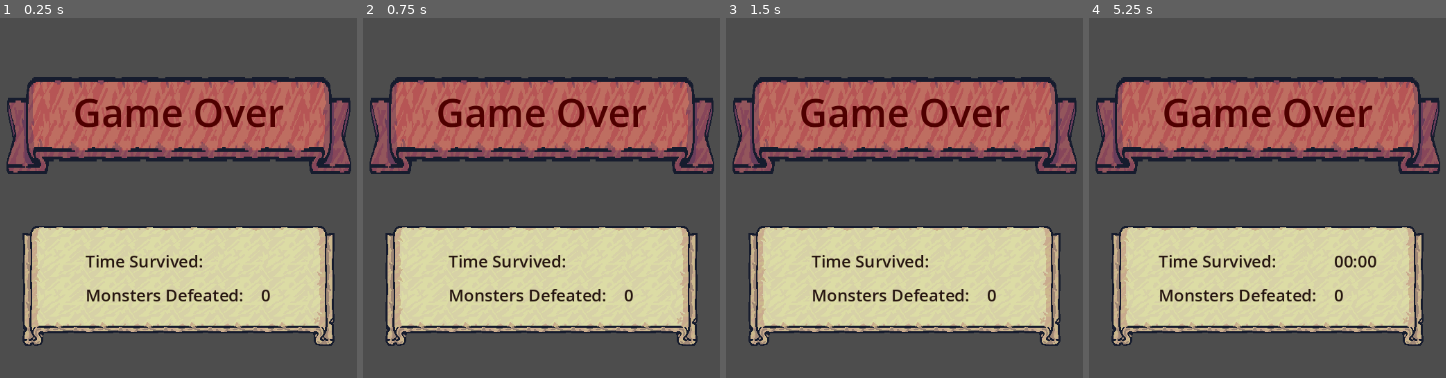
Above: before the commit, frames 1-4 (left to right).
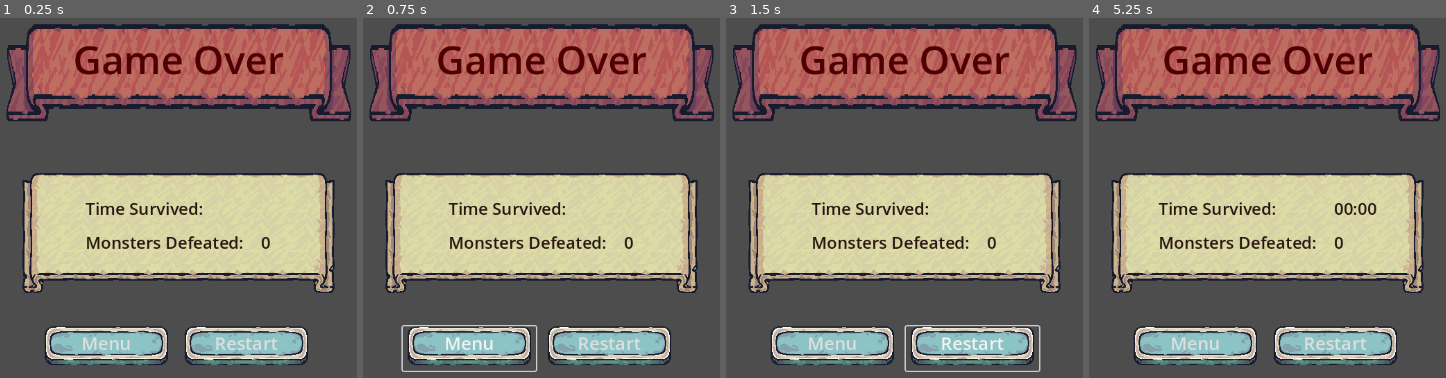
Above: after the commit, the same moments.

Repository: GracilianoOG/godot-dio-tiny-swords
Game: Godot game, scene res://ui/game_over_ui.tscn
Two runs of this game, one before a commit and one after it. Both use one fixed random seed, a clock stepped at 60 frames per second and the inputs below. This scene is started directly instead of the project's main scene.
Inputs (mouse positions are in pixels of both pictures, inside the frame that each line leads up to):
- Up to frame 1 (0.25 s): no input
- Up to frame 2 (0.75 s): click (470, 349) at 0.5 s, where only the run after the commit has a clickable "Menu"
- Up to frame 3 (1.5 s): click (972, 349) at 1.25 s, where only the run after the commit has a clickable "Restart"
- Up to frame 4 (5.25 s): click (1335, 349) at 2 s, where only the run after the commit has a clickable "Restart"; click (1335, 349) at 2.75 s, where only the run after the commit has a clickable "Restart"; tap Enter at 3.5, 5 s; move the mouse to (1442, 176) at 3.52 s; hold D (move_right) 3.53-4.28 s; click (1442, 176) at 3.6 s; tap Space at 4.25 s; move the mouse to (1106, 219) at 4.27 s; hold S (move_down) 4.28-5.03 s; tap F (special) at 4.35 s; move the mouse to (1346, 97) at 5.02 s; hold D (move_right) from 5.03 s (still down); click (1346, 97) at 5.1 s

The runs differ from the first frame. In frame 1, 69% of the frame differs, in the area x 1-99%, y 1-97%; in frame 2, 69%; in frame 3, 69%, in the area x 1-99%, y 1-99%; in frame 4, 69%.

Commit message:
Add buttons on game over screen
- Button to go back to the menu
- Button to restart the current game

Diff:
--- a/ui/game_over_ui.tscn
+++ b/ui/game_over_ui.tscn
@@ -1,8 +1,9 @@
-[gd_scene load_steps=8 format=3 uid="uid://b2iwkjlllnm6j"]
+[gd_scene load_steps=9 format=3 uid="uid://b2iwkjlllnm6j"]
 
 [ext_resource type="Script" path="res://ui/game_over_ui.gd" id="1_arolu"]
 [ext_resource type="Texture2D" uid="uid://bbv1kohu0rdmb" path="res://addons/Tiny Swords/UI/Ribbons/Ribbon_Red_3Slides.png" id="1_f4y3d"]
 [ext_resource type="Texture2D" uid="uid://j3n7hi20ogd7" path="res://addons/Tiny Swords/UI/Banners/Banner_Horizontal.png" id="2_7sjod"]
+[ext_resource type="Theme" uid="uid://boj6554acc23l" path="res://ui/default_btn_theme.tres" id="4_r3kcp"]
 
 [sub_resource type="StyleBoxTexture" id="StyleBoxTexture_wvrv6"]
 texture = ExtResource("1_f4y3d")
@@ -38,9 +39,9 @@
 anchor_right = 0.5
 anchor_bottom = 0.5
 offset_left = -251.5
-offset_top = -174.0
+offset_top = -250.0
 offset_right = 251.5
-offset_bottom = -27.0
+offset_bottom = -103.0
 grow_horizontal = 2
 grow_vertical = 2
 theme_override_styles/panel = SubResource("StyleBoxTexture_wvrv6")
@@ -65,9 +66,9 @@
 anchor_right = 0.5
 anchor_bottom = 0.5
 offset_left = -226.0
-offset_top = 41.0
+offset_top = -35.0
 offset_right = 226.0
-offset_bottom = 220.002
+offset_bottom = 144.002
 grow_horizontal = 2
 grow_vertical = 2
 theme_override_styles/panel = SubResource("StyleBoxTexture_e6171")
@@ -113,3 +114,37 @@
 layout_mode = 2
 text = "999"
 label_settings = SubResource("LabelSettings_nng2c")
+
+[node name="Menu" type="Button" parent="."]
+custom_minimum_size = Vector2(192, 64)
+anchors_preset = 8
+anchor_left = 0.5
+anchor_top = 0.5
+anchor_right = 0.5
+anchor_bottom = 0.5
+offset_left = -200.0
+offset_top = 186.0
+offset_right = -8.0
+offset_bottom = 250.0
+grow_horizontal = 2
+grow_vertical = 2
+size_flags_horizontal = 6
+theme = ExtResource("4_r3kcp")
+text = "Menu"
+
+[node name="Restart" type="Button" parent="."]
+custom_minimum_size = Vector2(192, 64)
+anchors_preset = 8
+anchor_left = 0.5
+anchor_top = 0.5
+anchor_right = 0.5
+anchor_bottom = 0.5
+offset_left = 2.0
+offset_top = 186.0
+offset_right = 194.0
+offset_bottom = 250.0
+grow_horizontal = 2
+grow_vertical = 2
+size_flags_horizontal = 6
+theme = ExtResource("4_r3kcp")
+text = "Restart"
